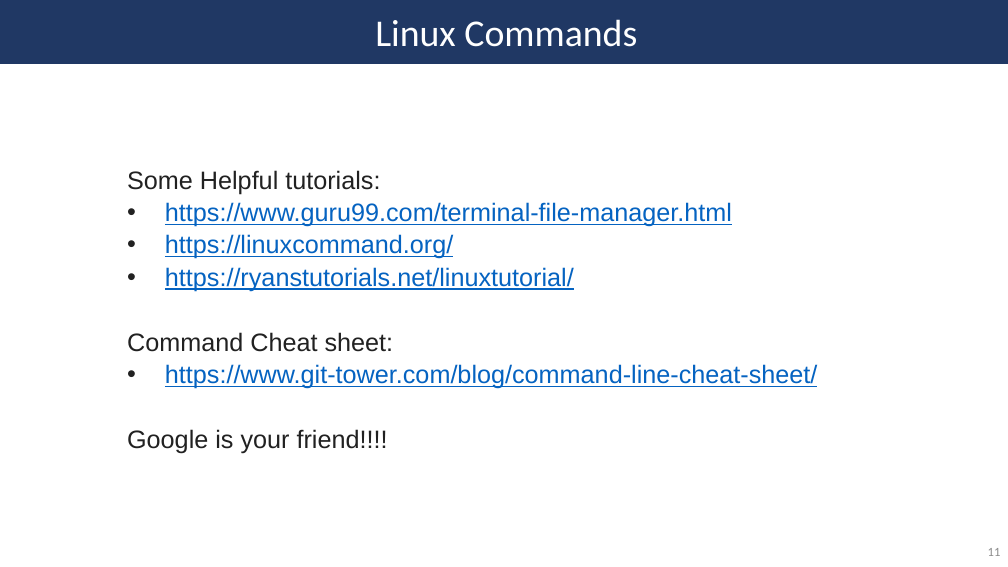
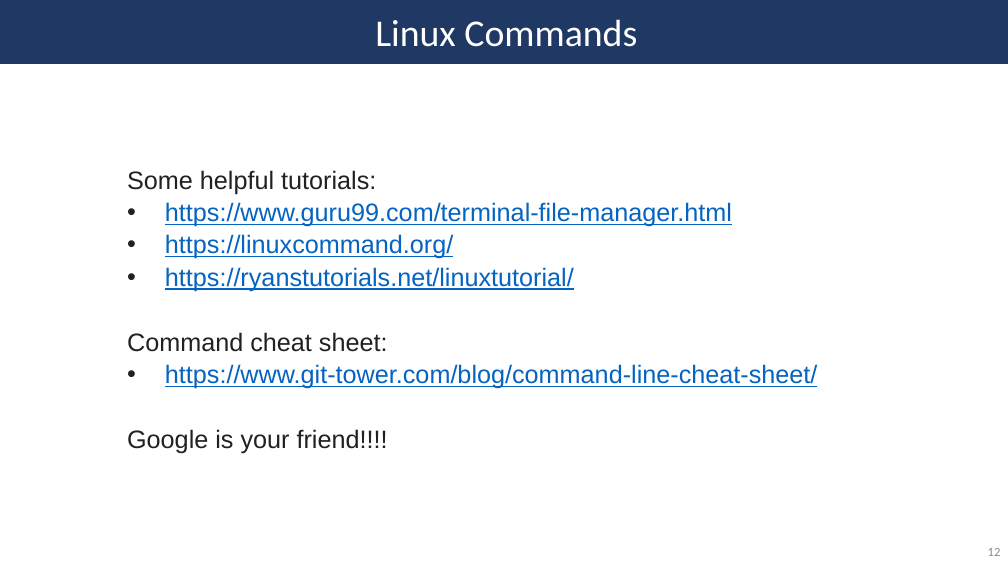
Before and after one commit to SycuroLab/arc_best_practices, a slide deck: slide 12 of arc_best_practices_presentation.pptx (slide 11 before the commit). Drawn at 1008x567 pixels with LibreOffice and Linux fonts; fonts in the diff are those of the drawing. Boxes give left, top, right and bottom in pixels: in the first picture for what was removed or moved away, otherwise in the second. Text is boxed around its words. In the diff, an @@ line names an element or a change of style, - is before the commit and + after.

Commit message:
Added tutorials on 2022-10-27.

```diff
--- a/arc_best_practices_presentation.pptx
+++ b/arc_best_practices_presentation.pptx
@@ text at (x1=127, y1=170, x2=376, y2=194): text changed @@
-  Some Helpful tutorials:
+  Some helpful tutorials:
@@ text at (x1=127, y1=332, x2=388, y2=352): text changed @@
-  Command Cheat sheet:
+  Command cheat sheet:
```
Also in this commit, not shown: 22 other slides changed, 5 slides added, 1 slide removed, 10 other files.
